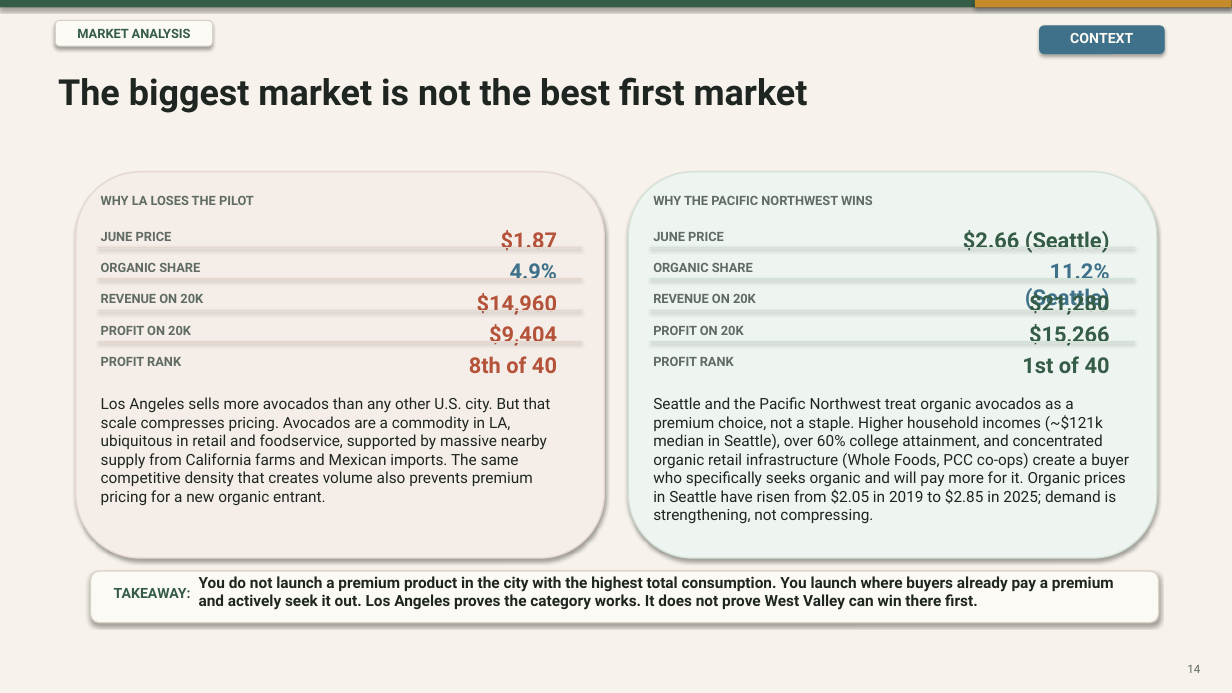
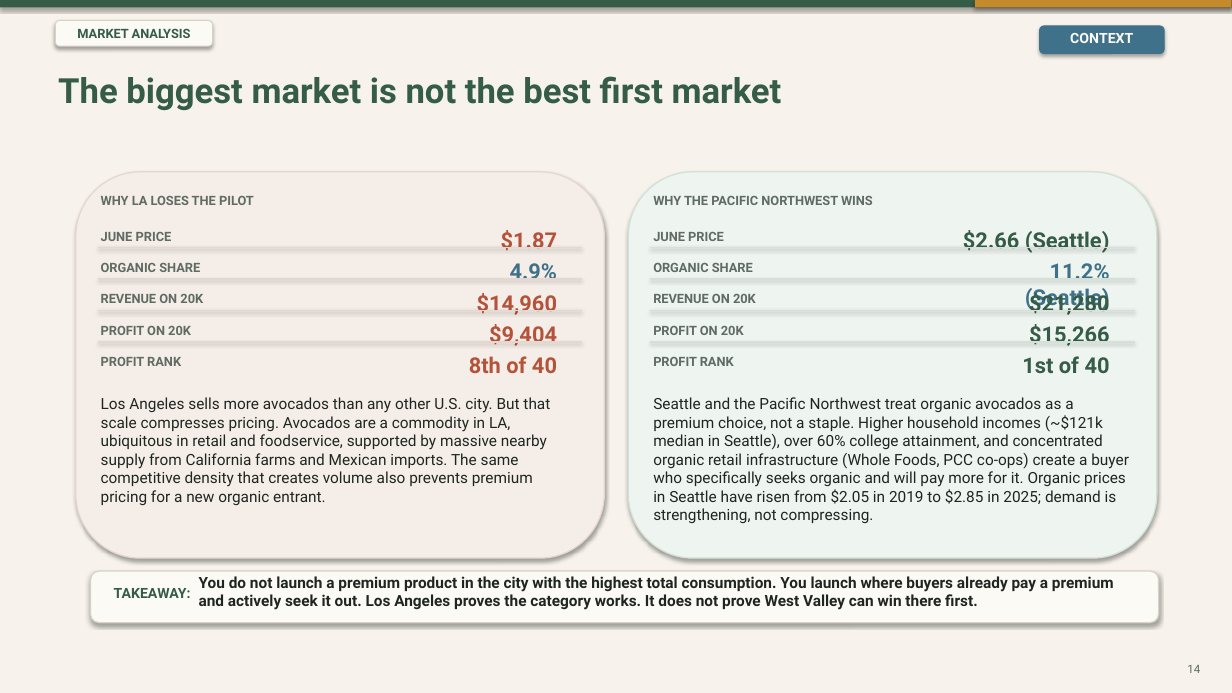
Before and after one commit to Knightery/IMA2026, a slide deck: slide 14 of slides/case-deck.pptx. Drawn at 1232x693 pixels with LibreOffice and Linux fonts; fonts in the diff are those of the drawing. Boxes give left, top, right and bottom in pixels: in the first picture for what was removed or moved away, otherwise in the second. Text is boxed around its words. In the diff, an @@ line names an element or a change of style, - is before the commit and + after.

```diff
--- a/slides/case-deck.pptx
+++ b/slides/case-deck.pptx
@@ text "The biggest market is not ..." at (58, 76, 782, 110): size 28 to 27 pt, text colour #1F2621 to #355C47 @@
```
Also in this commit, not shown: 4 other slides changed, 5 slides added, 5 slides removed, 8 other files.
